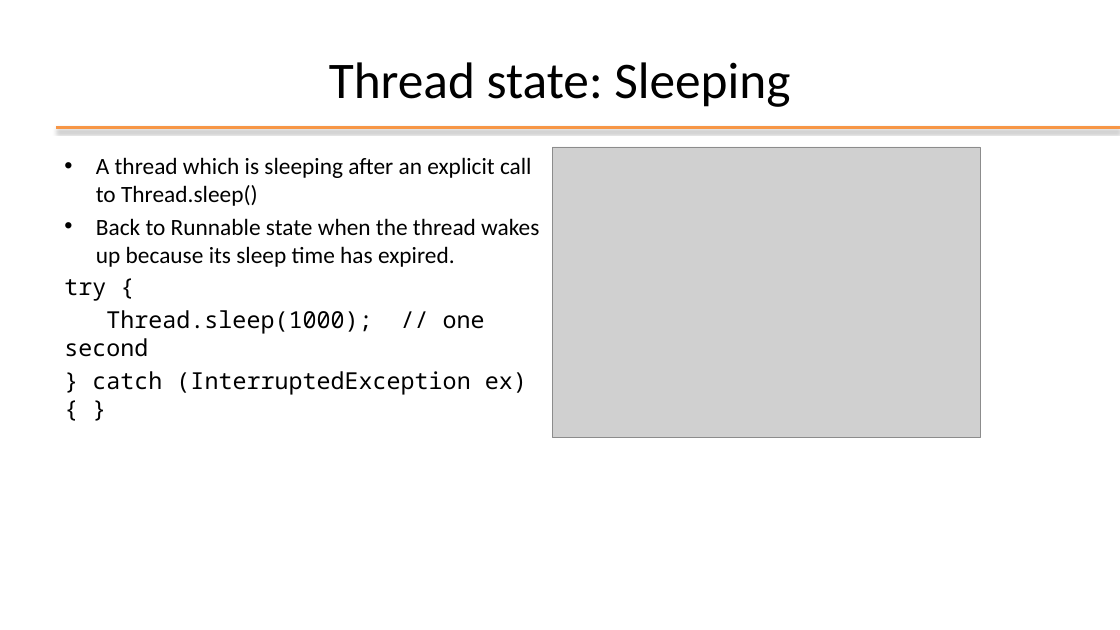
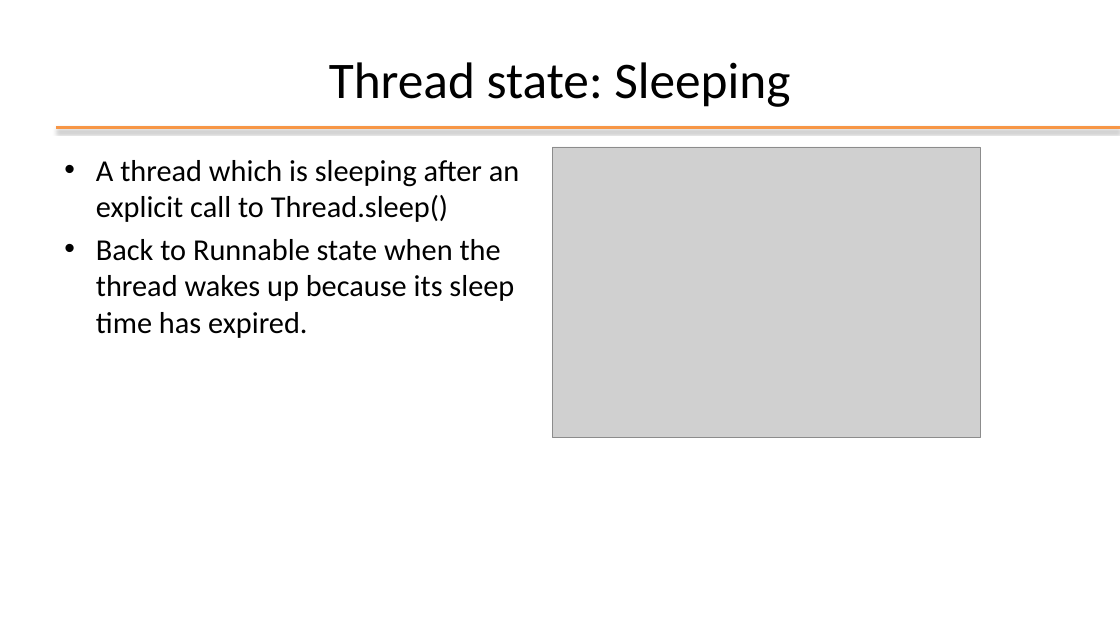
Before and after one commit to plctechnician/ooprogramming, a slide deck: slide 30 of java/slides/ppt/08 - Java Multi-Threading.pptx. Drawn at 1120x630 pixels with LibreOffice and Linux fonts; fonts in the diff are those of the drawing; grey boxes stand for pictures; background and template pictures are left out. Boxes give left, top, right and bottom in pixels: in the first picture for what was removed or moved away, otherwise in the second. Text is boxed around its words. In the diff, an @@ line names an element or a change of style, - is before the commit and + after.

```diff
--- a/java/slides/ppt/08 - Java Multi-Threading.pptx
+++ b/java/slides/ppt/08 - Java Multi-Threading.pptx
@@ text "A thread which is sleeping ..." at <box>96,160,519,338</box>: size 20 to 26 pt; more space between paragraphs @@
@@ text at <box>64,279,527,395</box>: paragraphs removed @@
-try {
-Thread.sleep(1000); // one second
-} catch (InterruptedException ex) { }
```
Also in this commit, not shown: 10 other slides changed, 1 slide added, 2 slides removed, 6 other files.
